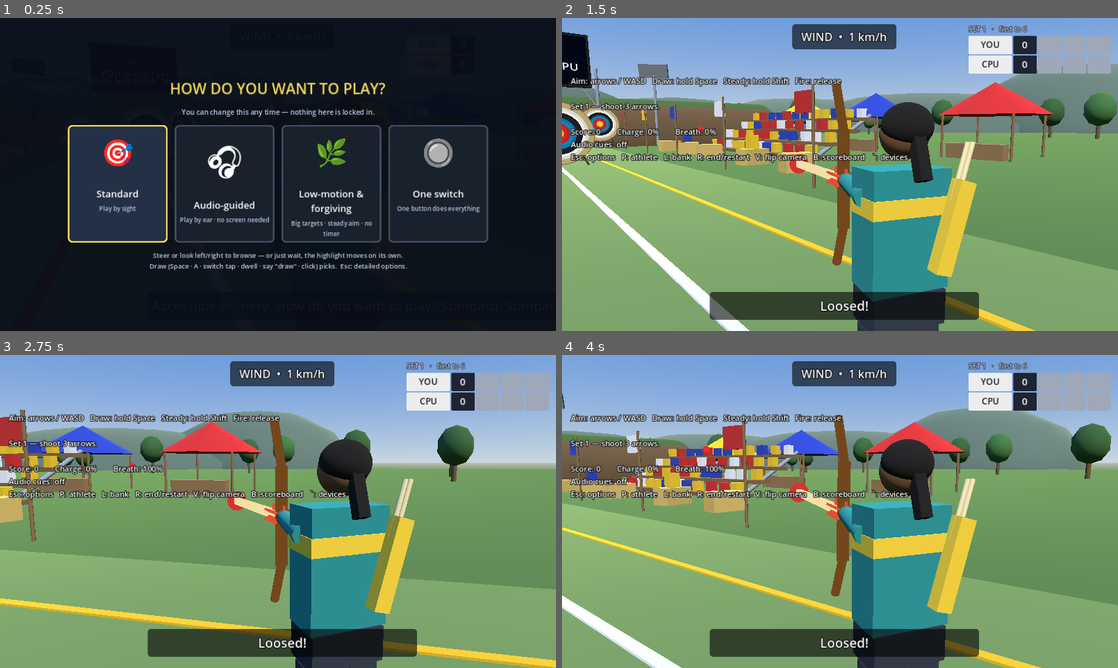
Above: before the commit, frames 1-4 (two rows, left to right).
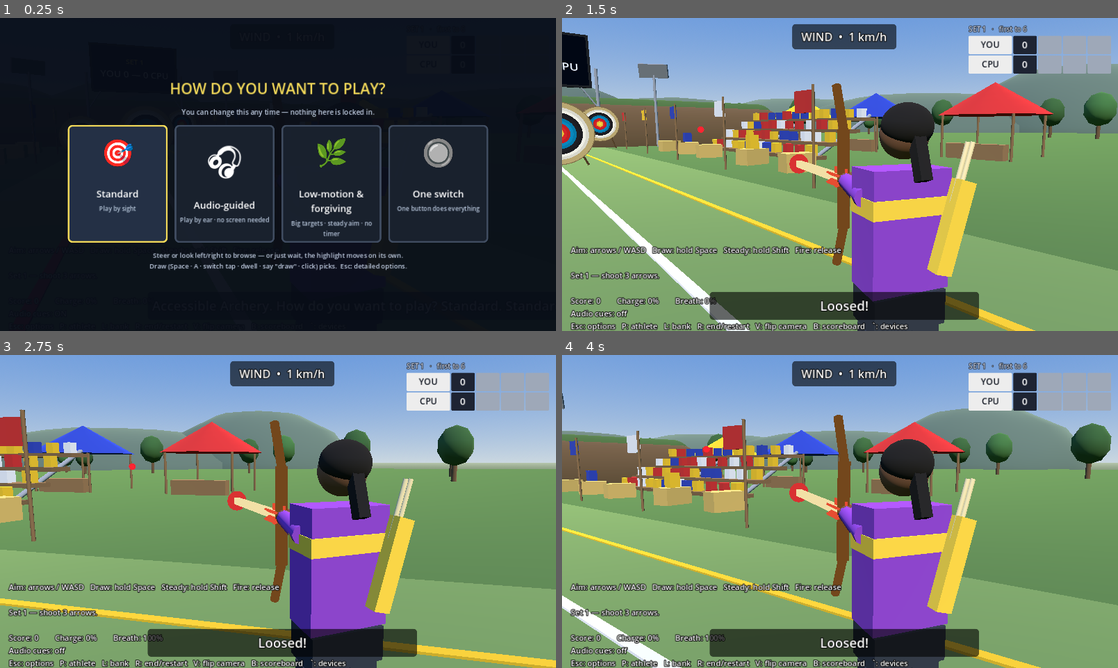
Above: after the commit, the same moments.

Repository: AbleGamers/AccessibleArchery
Game: Godot game, scene res://scenes/boot.tscn
The game is run twice, just before and just after one commit, with the same random seed, the same clock (stepped at 60 frames per second) and the same inputs.
Inputs (mouse positions are in pixels of both pictures, inside the frame that each line leads up to):
- Up to frame 1 (0.25 s): no input
- Up to frame 2 (1.5 s): tap Enter at 0.5 s; move the mouse to (962, 158) at 0.52 s; hold D 0.53-1.25 s; tap Space (draw) at 0.6 s; click (962, 158) at 0.67 s; drag from (728, 190) to (812, 237) at 1.27 s
- Up to frame 3 (2.75 s): tap Space (draw) at 2, 2.3 s; move the mouse to (333, 442) at 2.02 s; hold D from 2.03 s (still down); tap Left (aim_left) at 2.1 s
- Up to frame 4 (4 s): release D at 2.75 s; drag from (812, 574) to (673, 464) at 2.77 s; tap Enter at 3.5 s; move the mouse to (1006, 558) at 3.52 s; hold A from 3.53 s (still down); tap Up (aim_up) at 3.6 s; tap Space (draw) at 3.8 s

The runs differ from the first frame. In frame 2, 11% of the frame differs, in the area x 1-71%, y 18-100%; in frame 3, 11%; in frame 4, 11%.

Commit message:
Playtest polish: calmer sway, cleaner HUD, fresh athlete palette
- Halve default reticle sway (SWAY_BASE 1.3deg -> 0.65deg); instability
  cue stays calibrated since it's normalized against SWAY_BASE.
- Move the device-help / run-total panel to the bottom-left, anchored
  and growing upward, so it clears the downrange sightline while aiming.
- Drop the UDP :9010 developer note from the on-screen AT Bridge hint;
  wiring details stay in docs/AT_BRIDGE.md.
- Refresh athlete kit + trim colors (violet/crimson/teal/blue) for
  clearer separation on the meadow; skin + hair diversity unchanged.

Diff:
--- a/scripts/accessibility/assist_settings.gd
+++ b/scripts/accessibility/assist_settings.gd
@@ -360,7 +360,9 @@
 		InputScheme.VOICE:
 			return "Say / debug keys: arrows=aim  Q=draw  E=loose  C=center"
 		InputScheme.BRIDGE:
-			return "External interface on UDP :9010 — see docs/AT_BRIDGE.md (try tools/at_bridge_demo.py)"
+			# Player-facing only; the wiring details (UDP :9010, demo client) live in
+			# docs/AT_BRIDGE.md so they never clutter the shooting view.
+			return "Aim / draw / release come from your connected assistive device"
 	return ""
 
 ## Which screen side the scoreboard overlays should sit on so they never cover
--- a/scripts/gameplay/archery_controller.gd
+++ b/scripts/gameplay/archery_controller.gd
@@ -52,7 +52,7 @@
 ## manual release are identical. Over-hold past the breath and sway returns,
 ## growing harder and faster. Amplitude scales with AssistSettings.sway_scale
 ## (0 = always steady). Sway rotates only the aim pivot — never the camera.
-const SWAY_BASE := deg_to_rad(1.3)      # amplitude at full charge, unsteadied
+const SWAY_BASE := deg_to_rad(0.65)     # amplitude at full charge, unsteadied
 const OVERHOLD_GROWTH := 2.2            # amplitude growth per second over-held
 
 var _yaw: float = 0.0
--- a/scripts/gameplay/athlete_roster.gd
+++ b/scripts/gameplay/athlete_roster.gd
@@ -14,26 +14,26 @@
 const ATHLETES := [
 	{
 		"name": "MAYA", "tagline": "Standing · Recurve",
-		"skin": Color(0.45, 0.30, 0.20), "kit": Color(0.13, 0.55, 0.55),
-		"trim": Color(0.95, 0.80, 0.20), "hair": Color(0.08, 0.07, 0.06),
+		"skin": Color(0.45, 0.30, 0.20), "kit": Color(0.55, 0.24, 0.78),
+		"trim": Color(1.00, 0.84, 0.24), "hair": Color(0.08, 0.07, 0.06),
 		"hair_style": "ponytail", "seated": false,
 	},
 	{
 		"name": "LEO", "tagline": "Standing · Composite",
-		"skin": Color(0.86, 0.67, 0.52), "kit": Color(0.75, 0.20, 0.20),
-		"trim": Color(0.95, 0.95, 0.95), "hair": Color(0.35, 0.22, 0.10),
+		"skin": Color(0.86, 0.67, 0.52), "kit": Color(0.90, 0.19, 0.26),
+		"trim": Color(0.97, 0.97, 0.97), "hair": Color(0.35, 0.22, 0.10),
 		"hair_style": "short", "seated": false,
 	},
 	{
 		"name": "ANA", "tagline": "Wheelchair · Recurve",
-		"skin": Color(0.70, 0.50, 0.35), "kit": Color(0.90, 0.72, 0.16),
-		"trim": Color(0.15, 0.15, 0.18), "hair": Color(0.12, 0.10, 0.09),
+		"skin": Color(0.70, 0.50, 0.35), "kit": Color(0.09, 0.68, 0.64),
+		"trim": Color(1.00, 0.47, 0.34), "hair": Color(0.12, 0.10, 0.09),
 		"hair_style": "bun", "seated": true,
 	},
 	{
 		"name": "KAI", "tagline": "Wheelchair · Composite",
-		"skin": Color(0.96, 0.80, 0.65), "kit": Color(0.20, 0.35, 0.80),
-		"trim": Color(0.90, 0.55, 0.10), "hair": Color(0.05, 0.05, 0.06),
+		"skin": Color(0.96, 0.80, 0.65), "kit": Color(0.14, 0.42, 0.93),
+		"trim": Color(1.00, 0.58, 0.12), "hair": Color(0.05, 0.05, 0.06),
 		"hair_style": "short", "seated": true,
 	},
 ]
--- a/scripts/main.gd
+++ b/scripts/main.gd
@@ -423,7 +423,12 @@
 	var layer := CanvasLayer.new()
 	add_child(layer)
 	_hud = Label.new()
-	_hud.position = Vector2(20, 132)   # below the broadcast scoreboard panel
+	# Anchored to the bottom-left and grown upward, so this device-help + run-total
+	# panel sits under the downrange targets instead of over the player's aim line.
+	_hud.set_anchors_preset(Control.PRESET_BOTTOM_LEFT)
+	_hud.grow_vertical = Control.GROW_DIRECTION_BEGIN
+	_hud.vertical_alignment = VERTICAL_ALIGNMENT_BOTTOM
+	_hud.position = Vector2(20, -14)
 	_hud.add_theme_font_size_override("font_size", 18)
 	_hud.add_theme_color_override("font_color", Color.WHITE)
 	_hud.add_theme_color_override("font_outline_color", Color.BLACK)
